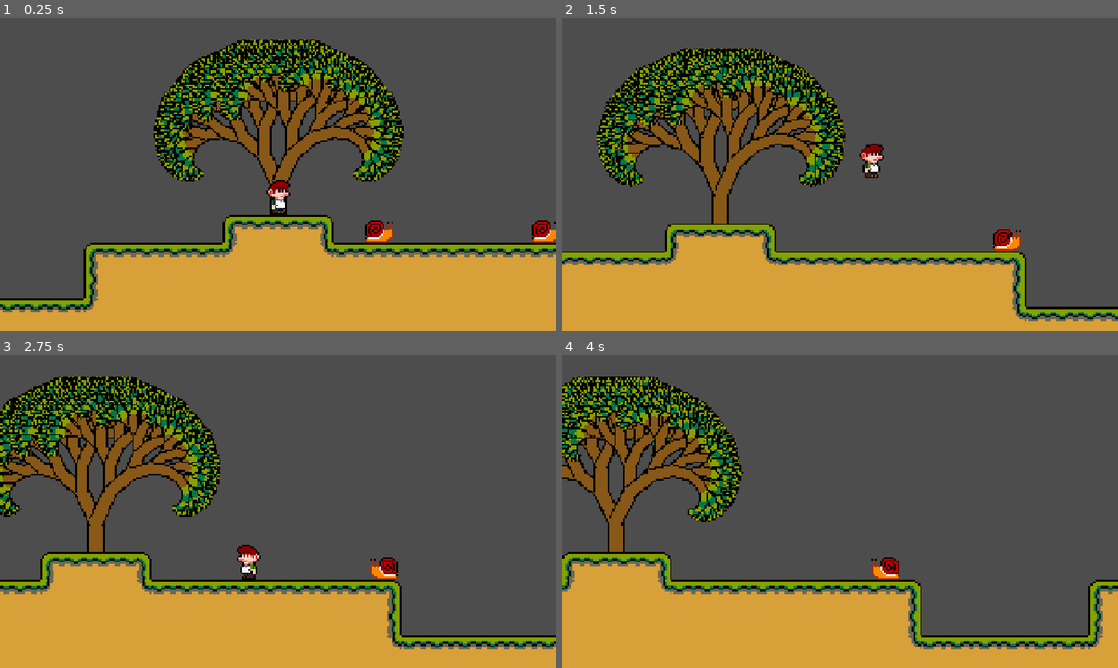
Above: before the commit, frames 1-4 (two rows, left to right).
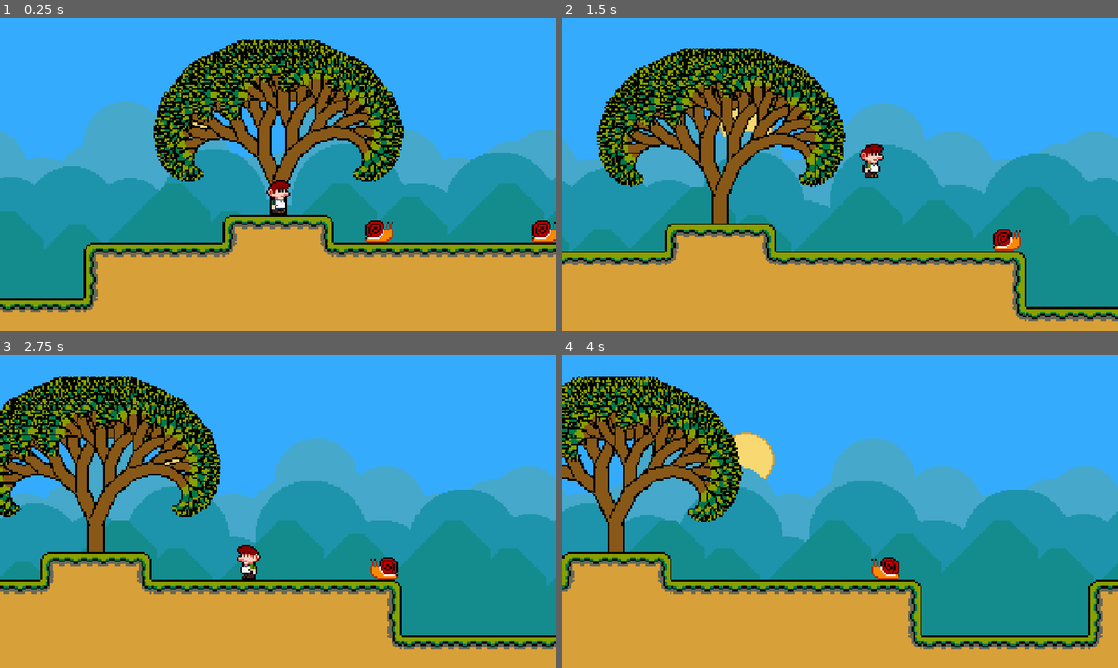
Above: after the commit, the same moments.

Repository: kaikzyx/naturemetria
Game: Godot game, scene res://source/main.tscn
Same seed, same stepped clock (60 frames per second), same inputs: the game is played once before the commit and once after it.
Inputs:
- Up to frame 1 (0.25 s): no input
- Up to frame 2 (1.5 s): hold D (move_right) from 0.53 s (still down); tap Space (jump) at 0.77 s
- Up to frame 3 (2.75 s): tap Space (jump) at 1.52 s; release D (move_right) at 2.03 s; hold A (move_left) from 2.03 s (still down)
- Up to frame 4 (4 s): release A (move_left) at 2.78 s; hold D (move_right) from 2.78 s (still down); tap Space (jump) at 3.02, 3.77 s

The runs differ from the first frame. In frame 1, 58% of the frame differs, in the area x 0-100%, y 0-90%; in frame 2, 61%; in frame 3, 62%; in frame 4, 64%.

Commit message:
feat: add simple parallax with 4 layers to the world background

Diff:
--- a/source/world/world.tscn
+++ b/source/world/world.tscn
@@ -1,8 +1,12 @@
-[gd_scene load_steps=8 format=4 uid="uid://pkesl7igbgxs"]
+[gd_scene load_steps=12 format=4 uid="uid://pkesl7igbgxs"]
 
 [ext_resource type="Texture2D" uid="uid://dgoorvc7mnk7n" path="res://assets/tile_set.png" id="1_dyj62"]
 [ext_resource type="Script" uid="uid://dltk7ixi5xdql" path="res://source/camera/camera.gd" id="1_ibvgw"]
+[ext_resource type="Texture2D" uid="uid://cc2ciga67b0ay" path="res://assets/backgrounds/background_1.png" id="1_laeb3"]
+[ext_resource type="Texture2D" uid="uid://dbxym2nd0nw1x" path="res://assets/backgrounds/background_2.png" id="2_cga0s"]
 [ext_resource type="PackedScene" uid="uid://dk0bqnu20mg2a" path="res://source/player/player.tscn" id="2_hv7nm"]
+[ext_resource type="Texture2D" uid="uid://6465iv60eelw" path="res://assets/backgrounds/background_3.png" id="3_geqj3"]
+[ext_resource type="Texture2D" uid="uid://b70lil3my273w" path="res://assets/backgrounds/background_4.png" id="4_cga0s"]
 [ext_resource type="PackedScene" uid="uid://vuhaw14rmwsy" path="res://source/enemies/snail.tscn" id="4_pt5hk"]
 [ext_resource type="Script" uid="uid://6k3qy281jvia" path="res://source/world/trees/fractal_tree.gd" id="5_srwqi"]
 
@@ -39,6 +43,40 @@
 script = ExtResource("1_ibvgw")
 target = NodePath("../Player")
 
+[node name="Parallax" type="Node2D" parent="."]
+texture_filter = 1
+
+[node name="1" type="Parallax2D" parent="Parallax"]
+scroll_scale = Vector2(0, 0)
+
+[node name="Sprite" type="Sprite2D" parent="Parallax/1"]
+texture = ExtResource("1_laeb3")
+centered = false
+
+[node name="2" type="Parallax2D" parent="Parallax"]
+scroll_scale = Vector2(0.1, 0.1)
+repeat_size = Vector2(320, 0)
+
+[node name="Sprite" type="Sprite2D" parent="Parallax/2"]
+texture = ExtResource("2_cga0s")
+centered = false
+
+[node name="3" type="Parallax2D" parent="Parallax"]
+scroll_scale = Vector2(0.2, 0.2)
+repeat_size = Vector2(320, 0)
+
+[node name="Sprite" type="Sprite2D" parent="Parallax/3"]
+texture = ExtResource("3_geqj3")
+centered = false
+
+[node name="4" type="Parallax2D" parent="Parallax"]
+scroll_scale = Vector2(0.3, 0.3)
+repeat_size = Vector2(320, 0)
+
+[node name="Sprite" type="Sprite2D" parent="Parallax/4"]
+texture = ExtResource("4_cga0s")
+centered = false
+
 [node name="FractalTree" type="Node2D" parent="."]
 texture_filter = 1
 position = Vector2(160, 120)
Binary file added: assets/backgrounds/background_1.png
Not shown, added: assets/backgrounds/background_1.png.import
Binary file added: assets/backgrounds/background_2.png
Not shown, added: assets/backgrounds/background_2.png.import
Binary file added: assets/backgrounds/background_3.png
Not shown, added: assets/backgrounds/background_3.png.import
Binary file added: assets/backgrounds/background_4.png
Not shown, added: assets/backgrounds/background_4.png.import
